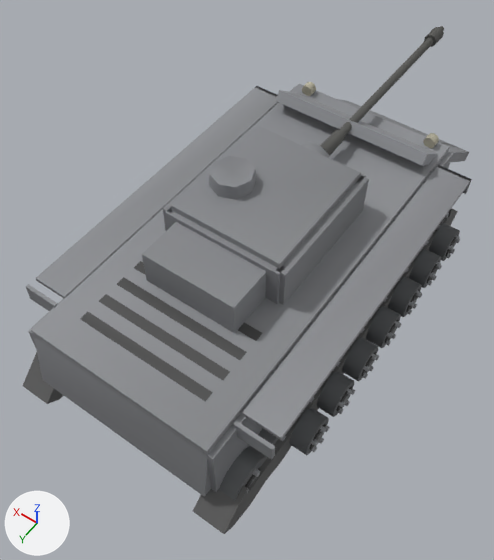
What one commit did to the glTF model client/assets/models/panther.glb.
One viewpoint serves both versions: a 50 mm camera at (-4.01, 6.05, 9.92) aimed at (0.15, 0.22, 0.76). The axes (+X, +Y, +Z) are drawn at lower left. The lights are the same throughout. The picture after the commit comes second. Where no turn or scale is listed for an object, it has been applied to the vertices. Vertices at exactly the same position are counted once.

Script lines for the objects in view, before the commit:
```python
ob_barrel = bpy.data.objects.new('barrel', me_mesh_43)
ob_barrel.location = (0.0, -1.75, 2.26)
ob_glacis = bpy.data.objects.new('glacis', me_mesh_34)
ob_glacis.location = (0.0, 0.0, 0.0)
ob_hullrear = bpy.data.objects.new('hullRear', me_mesh_36)
ob_hullrear.location = (0.0, 0.0, 0.0)
ob_hulltop = bpy.data.objects.new('hullTop', me_mesh_37)
ob_hulltop.location = (0.0, 0.0, 0.0)
ob_tracks = bpy.data.objects.new('tracks', me_mesh_32)
ob_tracks.location = (0.0, 0.0, 0.0)
ob_turretfront = bpy.data.objects.new('turretFront', me_mesh_38)
ob_turretfront.parent = ob_turret
ob_turretfront.location = (0.0, 0.0, 0.0)
ob_turretrear = bpy.data.objects.new('turretRear', me_mesh_40)
ob_turretrear.parent = ob_turret
ob_turretrear.location = (0.0, 0.0, 0.0)
ob_turretroof = bpy.data.objects.new('turretRoof', me_mesh_41)
ob_turretroof.location = (0.0, -0.1, 1.89)
ob_turretside = bpy.data.objects.new('turretSide', me_mesh_39)
ob_turretside.location = (0.0, -0.1, 1.89)
# also in view: 'wheel11' at (-2.13, -2.01, 0.46); 'wheel1' at (-2.13, 1.82, 0.46); 'hullSide' at (0.0, 0.0, 1.46); 'wheel5' at (-2.13, 0.29, 0.46); 'wheel3' at (-2.13, 1.05, 0.46)
```
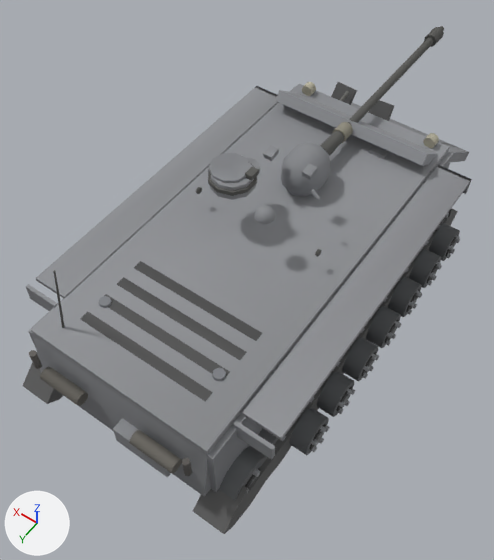
Pixel boxes (x1, y1, x2, y2) of what changed, in the pictures (494 x 560 px; the box of a moved part takes in the faces that stretch with it):
'turretRoof', reshaped (41% narrower, 44% shorter): before (171, 126, 361, 269); after (208, 145, 320, 224)
'turretFront', no longer drawn: before (142, 174, 366, 333)
'hullRear', reshaped (43% taller): before (34, 338, 211, 496); after (29, 270, 211, 496)
'glacis', reshaped (10% taller): before (276, 90, 469, 166); after (276, 82, 469, 166)
'turretRear', no longer drawn: before (165, 207, 285, 304)
part 1 of me_mesh_34, added: after (340, 91, 350, 102)
part 2 of me_mesh_34, added: after (331, 82, 395, 121)
part 3 of me_mesh_36, added: after (129, 430, 182, 474)
part 4 of me_mesh_36, added: after (182, 458, 192, 476)
part 5 of me_mesh_36, added: after (40, 366, 88, 406)
part 6 of me_mesh_36, added: after (29, 350, 42, 369)
part 7 of me_mesh_36, added: after (113, 418, 171, 477)
part 8 of me_mesh_36, added: after (53, 270, 65, 328)
part 9 of me_mesh_37, added: after (212, 368, 226, 381)
part 10 of me_mesh_37, added: after (98, 296, 112, 308)
part 11 of me_mesh_39, deleted: before (276, 175, 369, 305)
part 12 of me_mesh_39, deleted: before (163, 126, 255, 231)
part 13 of me_mesh_41, added: after (210, 163, 256, 200)
part 14 of me_mesh_41, added: after (208, 162, 257, 196)
part 15 of me_mesh_41, added: after (245, 167, 259, 181)
part 16 of me_mesh_41, added: after (254, 205, 276, 224)
part 17 of me_mesh_41, added: after (311, 189, 320, 200)
part 18 of me_mesh_41, deleted: before (209, 156, 256, 199)
part 19 of me_mesh_41, moved or reshaped: before (171, 148, 361, 269); after (263, 148, 318, 180)
part 20 of me_mesh_43, added: after (332, 122, 353, 143)
'mantlet', unchanged, uncovered by the edit: before (300, 142, 330, 158); after (281, 142, 330, 197)

Patch to the scene script:
```diff
--- a/client/assets/models/panther.glb.py
+++ b/client/assets/models/panther.glb.py
@@ me_mesh_34 @@
-me_mesh_34.from_pydata(...)  # 8 vertices, 12 faces; spans x -1.46..1.46, y -5.45..-2.48, z 0.19..2.36
+me_mesh_34.from_pydata(...)  # 80 vertices, 132 faces; spans x -1.46..1.46, y -5.45..-2.48, z 0.19..2.36
+# me_mesh_34 part 1: a new loose piece of 14 vertices spanning x 0.77..0.84, y -4.06..-3.6, z 1.57..1.76, in mat_glacis_mat
+# me_mesh_34 part 2: 24 vertices added at x -0.74..1.16, y -4.25..-3.37, z 1.03..1.86
+# other edits to the shape of me_mesh_34 do not show in these pictures
 me_mesh_34.materials.append(mat_glacis_mat)
@@ me_mesh_36 @@
-me_mesh_36.from_pydata(...)  # 44 vertices, 76 faces; spans x -1.55..1.55, y 3.0..3.6, z 0.74..1.86
+me_mesh_36.from_pydata(...)  # 156 vertices, 268 faces; spans x -1.55..1.55, y 3.0..3.78, z 0.74..3.14
+# me_mesh_36 part 3: a new loose piece, an 8-sided cylinder along x spanning x -1.2..-0.48, y 3.56..3.78, z 1.32..1.54, in mat_hullrear_mat
+# me_mesh_36 part 4: a new loose piece, a 6-sided cylinder along z spanning x -1.412..-1.316, y 3.595..3.705, z 1.438..1.778, in mat_hullrear_mat
+# me_mesh_36 part 5: a new loose piece, an 8-sided cylinder along x spanning x 0.48..1.2, y 3.56..3.78, z 1.32..1.54, in mat_hullrear_mat
+# me_mesh_36 part 6: a new loose piece, a 6-sided cylinder along z spanning x 1.316..1.412, y 3.595..3.705, z 1.438..1.778, in mat_hullrear_mat
+# me_mesh_36 part 7: a new loose piece, a box spanning x -1.02..-0.1, y 3.46..3.72, z 0.91..1.29, in mat_hullrear_mat
+# me_mesh_36 part 8: 12 vertices added at x 1.12..1.24, y 3.02..3.18, z 1.8..3.14
+# other edits to the shape of me_mesh_36 do not show in these pictures
 me_mesh_36.materials.append(mat_hullrear_mat)
@@ me_mesh_37 @@
-me_mesh_37.from_pydata(...)  # 40 vertices, 60 faces; spans x -1.55..1.55, y -3.45..3.45, z 1.84..1.97
+me_mesh_37.from_pydata(...)  # 76 vertices, 124 faces; spans x -1.55..1.55, y -3.45..3.45, z 1.84..2.0
+# me_mesh_37 part 9: a new loose piece, an 8-sided cut cone along z (radius 0.1 at the low end, 0.09 at the high end) spanning x -1.123..-0.923, y 2.4..2.6, z 1.94..2.0, in mat_hulltop_mat
+# me_mesh_37 part 10: a new loose piece, an 8-sided cut cone along z (radius 0.1 at the low end, 0.09 at the high end) spanning x 0.923..1.123, y 2.4..2.6, z 1.94..2.0, in mat_hulltop_mat
 me_mesh_37.materials.append(mat_hulltop_mat)
@@ me_mesh_39 @@
-me_mesh_39.from_pydata(...)  # 16 vertices, 24 faces; spans x -1.08..1.08, y -1.15..1.15, z 0.0..0.75
+me_mesh_39.from_pydata(...)  # 36 vertices, 64 faces; spans x -1.12..1.12, y 0.23..0.34, z 0.36..0.47
+# me_mesh_39 part 11: the loose piece of 8 vertices spanning x -1.08..-0.92, y -1.15..1.15, z 0.0..0.75 is deleted
+# me_mesh_39 part 12: the loose piece of 8 vertices spanning x 0.92..1.08, y -1.15..1.15, z 0.0..0.75 is deleted
+# other edits to the shape of me_mesh_39 do not show in these pictures
 me_mesh_39.materials.append(mat_turretside_mat)
@@ me_mesh_41 @@
-me_mesh_41.from_pydata(...)  # 26 vertices, 44 faces; spans x -0.95..0.95, y -1.1..1.1, z 0.75..1.08
+me_mesh_41.from_pydata(...)  # 181 vertices, 316 faces; spans x -0.76..0.88, y -0.7..0.68, z 0.85..1.15
+# me_mesh_41 part 13: a new loose piece, a 10-sided cut cone along z (radius 0.36 at the low end, 0.33 at the high end) spanning x 0.16..0.84, y -0.16..0.56, z 0.85..1.07, in mat_turretroof_mat
+# me_mesh_41 part 14: a new loose piece, a 10-sided cylinder along z spanning x 0.143..0.857, y -0.175..0.575, z 0.945..1.015, in mat_turretroof_mat
+# me_mesh_41 part 15: a new loose piece, a box spanning x 0.16..0.28, y 0.01..0.19, z 1.07..1.15, in mat_turretroof_mat
+# me_mesh_41 part 16: a new loose piece of 41 vertices spanning x -0.46..-0.14, y 0.36..0.68, z 0.89..1.05, in mat_turretroof_mat
+# me_mesh_41 part 17: a new loose piece of 14 vertices spanning x -0.76..-0.6, y -0.26..-0.2, z 0.86..1.0, in mat_turretroof_mat
+# me_mesh_41 part 18: the loose piece of 18 vertices spanning x 0.14..0.86, y -0.16..0.56, z 0.82..1.08 is deleted
+# me_mesh_41 part 19: 8 vertices removed from x -0.95..0.95, y -1.1..1.1, z 0.75..0.85; 16 vertices added at x -0.43..0.43, y -0.7..-0.49, z 0.87..0.99
+# other edits to the shape of me_mesh_41 do not show in these pictures
 me_mesh_41.materials.append(mat_turretroof_mat)
@@ me_mesh_43 @@
-me_mesh_43.from_pydata(...)  # 96 vertices, 160 faces; spans x -0.12..0.12, y -4.47..0.04, z -0.12..0.12
+me_mesh_43.from_pydata(...)  # 120 vertices, 200 faces; spans x -0.13..0.13, y -4.47..0.04, z -0.14..0.14
+# me_mesh_43 part 20: the loose piece of 24 vertices spanning x -0.11..0.11, y -0.51..0.04, z -0.12..0.12 is copied, and the copy is scaled about its middle by (1.15, 0.473, 1.15), then moved by (0.0, -0.38, 0.0); it spans x -0.13..0.13, y -0.75..-0.49, z -0.14..0.14
 me_mesh_43.materials.append(mat_barrel_mat)
@@ ob_turretfront @@
-ob_turretfront = bpy.data.objects.new('turretFront', me_mesh_38)
+ob_turretfront = bpy.data.objects.new('turretFront', None)
 ob_turretfront.parent = ob_turret
@@ ob_turretrear @@
-ob_turretrear = bpy.data.objects.new('turretRear', me_mesh_40)
+ob_turretrear = bpy.data.objects.new('turretRear', None)
 ob_turretrear.parent = ob_turret
```
